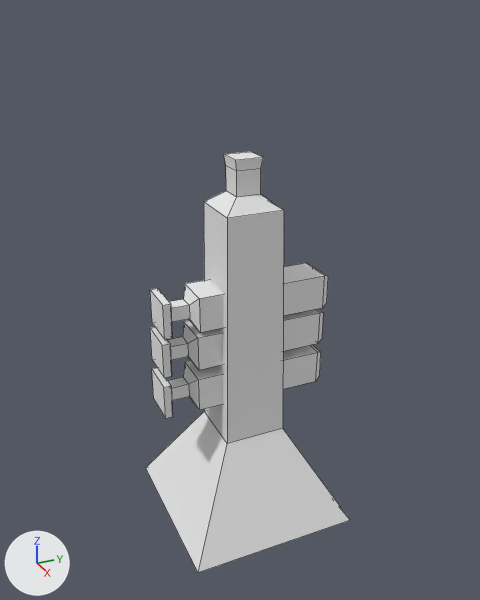
Two versions of the OBJ model resources/assets/symphonia/models/trumpet.obj, one commit apart.
Before and after are seen from a 50 mm lens placed at (6.22, -2.84, 5.87), pointed at (0.03, -0.05, 2.77). Every picture has the same lights, and +X, +Y and +Z are marked at lower left. Mesh edges are drawn as thin lines. Where no turn or scale is listed for an object, it has been applied to the vertices.

Script lines for the objects in view, before the commit:
```python
me_trumpet_horn = bpy.data.meshes.new('Trumpet_Horn')
me_trumpet_horn.from_pydata(...)  # 24 vertices, 22 faces; spans x -1.0..1.0, y -1.0..1.0, z 0.0..4.37
me_trumpet_horn.materials.append(mat_material)  # white #e7e7e7
me_valve01 = bpy.data.meshes.new('Valve01')
me_valve01.from_pydata(...)  # 28 vertices, 26 faces; spans x -0.22..0.22, y -1.05..0.95, z 1.59..1.99
me_valve01.materials.append(mat_none)  # white #e7e7e7
me_valve02 = bpy.data.meshes.new('Valve02')
me_valve02.from_pydata(...)  # 28 vertices, 26 faces; spans x -0.23..0.21, y -1.03..0.97, z 2.1..2.5
me_valve02.materials.append(mat_none)  # white #e7e7e7
me_valve03 = bpy.data.meshes.new('Valve03')
me_valve03.from_pydata(...)  # 28 vertices, 26 faces; spans x -0.2..0.23, y -1.01..0.99, z 2.57..2.98
me_valve03.materials.append(mat_none)  # white #e7e7e7
ob_trumpet_horn = bpy.data.objects.new('Trumpet_Horn', me_trumpet_horn)
ob_trumpet_horn.location = (0.0, 0.0, 0.0)
ob_valve01 = bpy.data.objects.new('Valve01', me_valve01)
ob_valve01.location = (0.0, 0.0, 0.0)
ob_valve02 = bpy.data.objects.new('Valve02', me_valve02)
ob_valve02.location = (0.0, 0.0, 0.0)
ob_valve03 = bpy.data.objects.new('Valve03', me_valve03)
ob_valve03.location = (0.0, 0.0, 0.0)
```
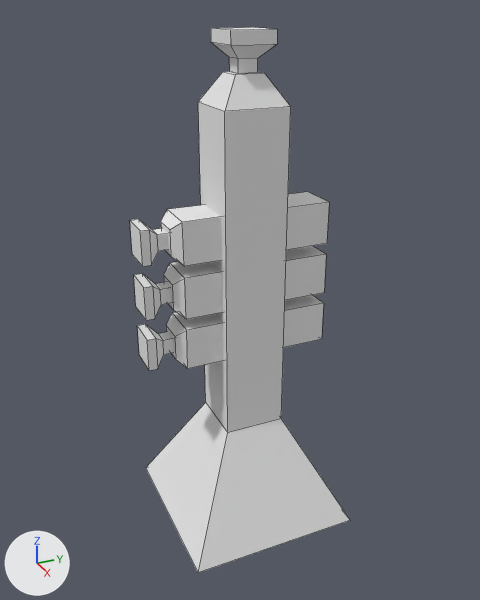
The change, as a diff of the scene's bpy script:
```diff
--- a/resources/assets/symphonia/models/trumpet.obj.py
+++ b/resources/assets/symphonia/models/trumpet.obj.py
@@ me_trumpet_horn @@
 # used by ob_trumpet_horn; location = (0.0, 0.0, 0.0)
-me_trumpet_horn.from_pydata(...)  # 24 vertices, 22 faces; spans x -1.0..1.0, y -1.0..1.0, z 0.0..4.37
-me_trumpet_horn.materials.append(mat_material)  # white #e7e7e7
+me_trumpet_horn.from_pydata(...)  # 16 vertices, 14 faces; spans x -1.0..1.0, y -1.0..1.0, z 0.0..5.19
+# me_trumpet_horn part 1
+# 12 vertices are removed from x -0.15..0.15, y -0.15..0.15, z 3.99..4.37
+# 13 faces are deleted
+# 8 vertices move from x -0.36..0.36, y -0.36..0.36, z 1.13..3.84 to x -0.35..0.35, y -0.35..0.35, z 1.27..4.89
+# 4 vertices are added at (-0.15, -0.15, 5.19), (-0.15, 0.15, 5.19), (0.15, 0.15, 5.19), (0.15, -0.15, 5.19)
+# 5 new faces join them
+me_trumpet_horn.materials.append(mat_none)  # white #e7e7e7
@@ me_valve3_cube3 @@
+me_valve3_cube3.from_pydata(...)  # 12 vertices, 10 faces; spans x -0.24..0.24, y -0.87..0.92, z 3.36..3.84
+me_valve3_cube3.materials.append(mat_none)  # white #e7e7e7
@@ me_valve2_cube2 @@
+me_valve2_cube2.from_pydata(...)  # 12 vertices, 10 faces; spans x -0.24..0.24, y -0.87..0.92, z 2.76..3.24
+me_valve2_cube2.materials.append(mat_none)  # white #e7e7e7
@@ me_valve1_cube4 @@
+me_valve1_cube4.from_pydata(...)  # 12 vertices, 10 faces; spans x -0.24..0.24, y -0.87..0.92, z 2.16..2.64
+me_valve1_cube4.materials.append(mat_none)  # white #e7e7e7
@@ me_mouthpiece_cube1 @@
+me_mouthpiece_cube1.from_pydata(...)  # 16 vertices, 14 faces; spans x -0.239..0.239, y -0.239..0.239, z 5.191..5.583
+me_mouthpiece_cube1.materials.append(mat_none)  # white #e7e7e7
@@ me_button3_cube7 @@
+me_button3_cube7.from_pydata(...)  # 16 vertices, 14 faces; spans x -0.186..0.186, y -1.186..-0.798, z 3.414..3.786
+me_button3_cube7.materials.append(mat_none)  # white #e7e7e7
@@ me_button2_cube6 @@
+me_button2_cube6.from_pydata(...)  # 16 vertices, 14 faces; spans x -0.186..0.186, y -1.186..-0.798, z 2.814..3.186
+me_button2_cube6.materials.append(mat_none)  # white #e7e7e7
@@ me_button1_cube5 @@
+me_button1_cube5.from_pydata(...)  # 16 vertices, 14 faces; spans x -0.186..0.186, y -1.186..-0.798, z 2.214..2.586
+me_button1_cube5.materials.append(mat_none)  # white #e7e7e7
@@ ob_valve01 @@
-ob_valve01 = bpy.data.objects.new('Valve01', me_valve01)
-ob_valve01.location = (0.0, 0.0, 0.0)
@@ ob_valve02 @@
-ob_valve02 = bpy.data.objects.new('Valve02', me_valve02)
-ob_valve02.location = (0.0, 0.0, 0.0)
@@ ob_valve03 @@
-ob_valve03 = bpy.data.objects.new('Valve03', me_valve03)
-ob_valve03.location = (0.0, 0.0, 0.0)
@@ ob_valve3_cube3 @@
+ob_valve3_cube3 = bpy.data.objects.new('Valve3_cube3', me_valve3_cube3)
+ob_valve3_cube3.location = (0.0, 0.0, 0.0)
@@ ob_valve2_cube2 @@
+ob_valve2_cube2 = bpy.data.objects.new('Valve2_cube2', me_valve2_cube2)
+ob_valve2_cube2.location = (0.0, 0.0, 0.0)
@@ ob_valve1_cube4 @@
+ob_valve1_cube4 = bpy.data.objects.new('Valve1_cube4', me_valve1_cube4)
+ob_valve1_cube4.location = (0.0, 0.0, 0.0)
@@ ob_mouthpiece_cube1 @@
+ob_mouthpiece_cube1 = bpy.data.objects.new('Mouthpiece_cube1', me_mouthpiece_cube1)
+ob_mouthpiece_cube1.location = (0.0, 0.0, 0.0)
@@ ob_button3_cube7 @@
+ob_button3_cube7 = bpy.data.objects.new('Button3_cube7', me_button3_cube7)
+ob_button3_cube7.location = (0.0, 0.0, 0.0)
@@ ob_button2_cube6 @@
+ob_button2_cube6 = bpy.data.objects.new('Button2_cube6', me_button2_cube6)
+ob_button2_cube6.location = (0.0, 0.0, 0.0)
@@ ob_button1_cube5 @@
+ob_button1_cube5 = bpy.data.objects.new('Button1_cube5', me_button1_cube5)
+ob_button1_cube5.location = (0.0, 0.0, 0.0)
```

Boxes [x1, y1, x2, y2] around the edits, measured in the pictures (480 x 600 px):
'Trumpet_Horn', reshaped (19% taller): before [146, 152, 350, 573]; after [146, 71, 350, 573]
'Valve3_cube3', added: after [161, 192, 329, 266]
'Valve03', deleted: before [150, 263, 328, 340]
'Valve2_cube2', added: after [164, 246, 326, 319]
'Valve1_cube4', added: after [166, 295, 324, 369]
'Valve01', deleted: before [152, 345, 321, 418]
'Valve02', deleted: before [150, 309, 323, 378]
'Mouthpiece_cube1', added: after [211, 27, 277, 74]
'Button3_cube7', added: after [130, 219, 169, 266]
'Button2_cube6', added: after [134, 274, 171, 320]
'Button1_cube5', added: after [137, 324, 174, 371]
